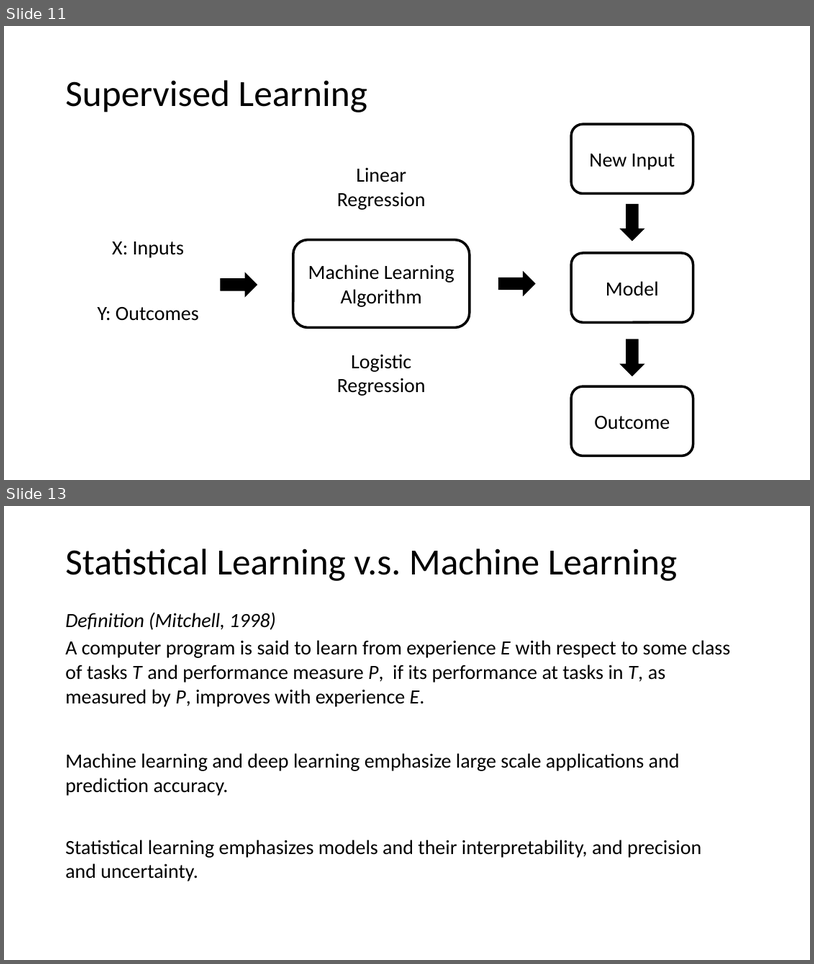
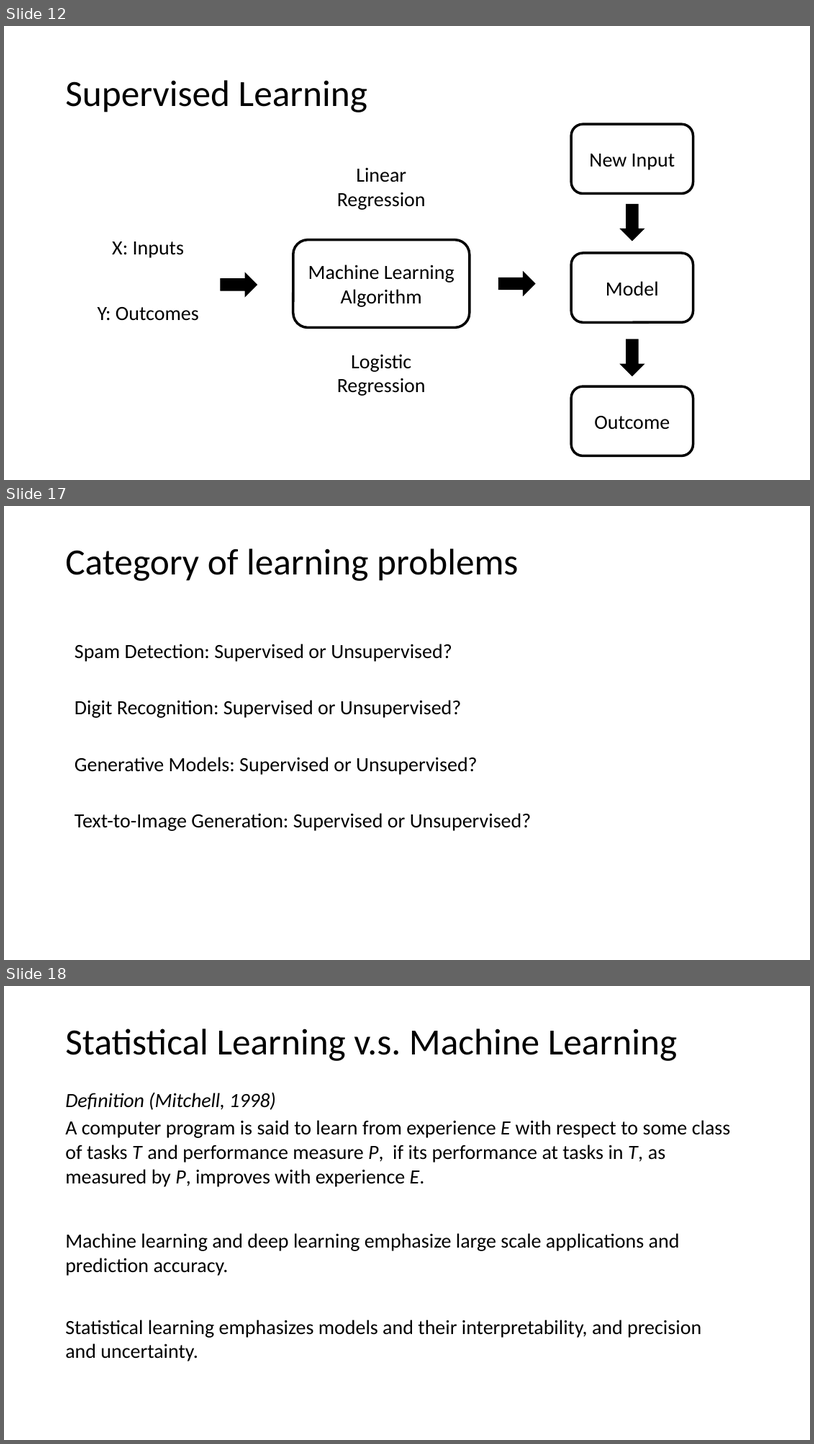
Before and after one commit to tianzheng4/tianzheng4.github.io, a slide deck: _umkc-teaching/slides/Lecture1 - Introduction.pptx. Shown one above the other, each under a label of ours: slides 11 and 13 before the commit, slides 12, 17 and 18 after it; the slides between them are not shown. The pictures are 814x964 and 814x1444 pixels, drawn with LibreOffice and Linux fonts; fonts in the diff are those of the drawing. Boxes give left, top, right and bottom in pixels: in the first picture for what was removed or moved away, otherwise in the second. Text is boxed around its words. In the diff, an @@ line names an element or a change of style, - is before the commit and + after.

```diff
--- a/_umkc-teaching/slides/Lecture1 - Introduction.pptx
+++ b/_umkc-teaching/slides/Lecture1 - Introduction.pptx
@@ slide 17 added at (4,506,810,960), background #FFFFFF @@
@@ title added at (65,548,518,581), 44 pt, text #000000 @@
+Category of learning problems
@@ text added at (75,644,453,662), 24 pt, text #000000 @@
+Spam Detection: Supervised or Unsupervised?
@@ text added at (75,700,462,718), 24 pt, text #000000 @@
+Digit Recognition: Supervised or Unsupervised?
@@ text added at (75,757,478,775), 24 pt, text #000000 @@
+Generative Models: Supervised or Unsupervised?
@@ text added at (75,813,532,831), 24 pt, text #000000 @@
+Text-to-Image Generation: Supervised or Unsupervised?
@@ what was slide 11 is now slide 12 @@
@@ what was slide 13 is now slide 18 @@
```
Also in this commit, not shown: 2 slides changed, 6 other slides added, 1 slide removed.
